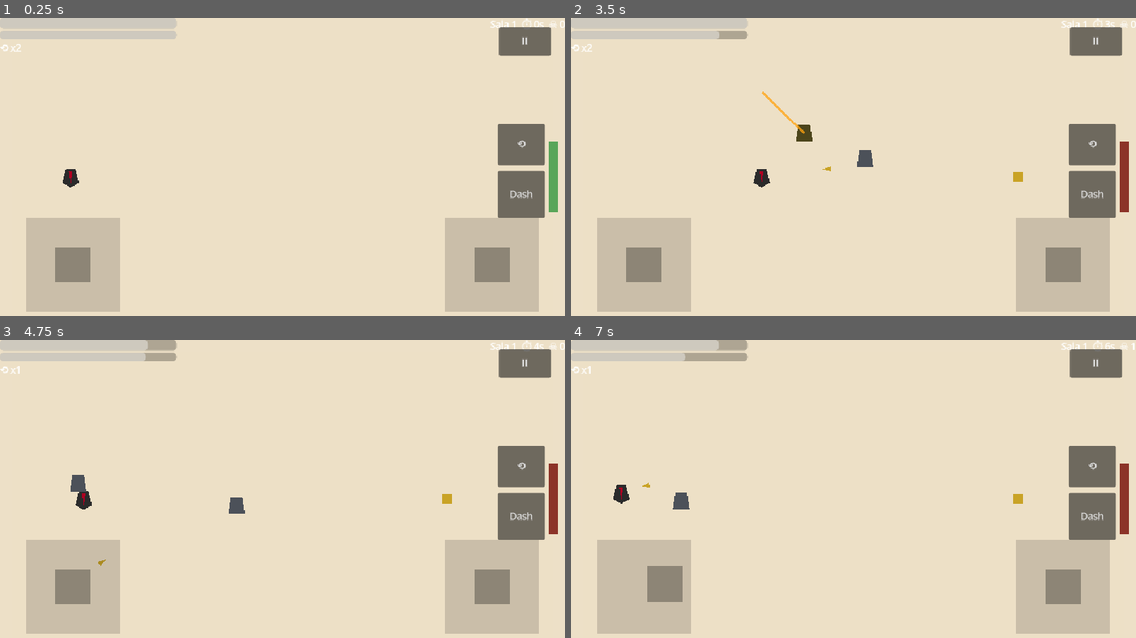
Above: before the commit, frames 1-4 (two rows, left to right).
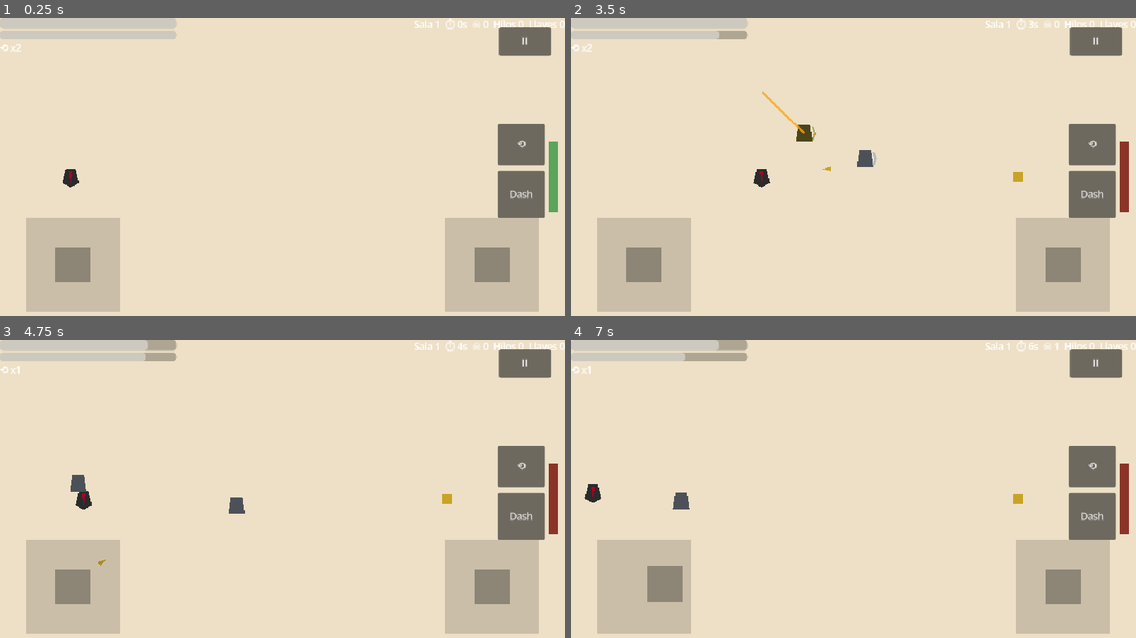
Above: after the commit, the same moments.

Repository: alex0593/Cuerda_y_Tijeras
Game: Godot game, scene res://gameplay/main/game.tscn
Two runs of this game, one before a commit and one after it. Both use one fixed random seed, a clock stepped at 60 frames per second and the inputs below.
Inputs (mouse positions are in pixels of both pictures, inside the frame that each line leads up to):
- Up to frame 1 (0.25 s): no input
- Up to frame 2 (3.5 s): click "Dash" at 0.5 s; click "⟲" at 1.25 s; click "Ⅱ" at 2 s; move the mouse to (977, 161) at 2.77 s; hold D (move_right) from 2.78 s (still down); tap Space (dash) at 2.85 s; click (977, 161) at 2.92 s
- Up to frame 3 (4.75 s): release D (move_right) at 3.5 s; drag from (169, 515) to (531, 497) at 3.52 s; move the mouse to (339, 429) at 4.27 s; hold D (move_right) from 4.28 s (still down); tap Q (rewind) at 4.35 s
- Up to frame 4 (7 s): release D (move_right) at 5 s; drag from (825, 563) to (1017, 497) at 5.02 s; move the mouse to (1023, 545) at 5.77 s; hold A (move_left) 5.78-6.5 s; tap Space (dash) at 5.85 s; drag from (684, 450) to (960, 408) at 6.52 s

The runs differ from the first frame. In frame 1, 0.2% of the frame differs, in the area x 73-99%, y 0-4%; in frame 2, 0.2%; in frame 3, 0.2%; in frame 4, 0.5%, in the area x 2-100%, y 0-55%.

Commit message:
H1: add enemy shields and deterministic resource rewards

Diff:
--- a/core/game_state.gd
+++ b/core/game_state.gd
@@ -25,6 +25,8 @@
 var run_time := 0.0
 var rooms_visited := 0
 var kills := 0
+var threads := 0
+var keys := 0
 var items: Array[String] = ["scissors_basic"]
 var synergies: Array[String] = []
 var cause_of_death := ""
@@ -66,6 +68,8 @@
 	run_time = 0.0
 	rooms_visited = 0
 	kills = 0
+	threads = 0
+	keys = 0
 	items = ["scissors_basic"]
 	synergies = []
 	cause_of_death = ""
@@ -139,6 +143,13 @@
 	item_added.emit(item_id)
 	_check_synergies(item_id)
 
+func add_resource(resource_id: String) -> void:
+	match resource_id:
+		"thread":
+			threads += 1
+		"key":
+			keys += 1
+
 func _check_synergies(new_item: String) -> void:
 	var formed: Array[String] = SynergyDB.check_for_item(items, new_item)
 	for s in formed:
@@ -155,6 +166,8 @@
 	run_time = maxf(0.0, float(data.get("run_time", 0.0)))
 	rooms_visited = maxi(0, int(data.get("rooms_visited", 0)))
 	kills = maxi(0, int(data.get("kills", 0)))
+	threads = maxi(0, int(data.get("threads", 0)))
+	keys = maxi(0, int(data.get("keys", 0)))
 	items = ["scissors_basic"]
 	var saved_items: Array = data.get("items", [])
 	for item_id in saved_items:
--- a/core/save_service.gd
+++ b/core/save_service.gd
@@ -68,6 +68,8 @@
 		"synergies": GameState.synergies,
 		"rooms_visited": GameState.rooms_visited,
 		"kills": GameState.kills,
+		"threads": GameState.threads,
+		"keys": GameState.keys,
 		"run_time": GameState.run_time,
 		"cause_of_death": GameState.cause_of_death,
 	}
--- a/gameplay/enemies/base_enemy.gd
+++ b/gameplay/enemies/base_enemy.gd
@@ -38,7 +38,11 @@
 func _tick(_delta: float) -> void:
 	pass
 
-func take_hit(amount: float, _source: String) -> void:
+func adjust_damage(amount: float, _from_position: Vector2) -> float:
+	return amount
+
+func take_hit(amount: float, _source: String, from_position: Vector2 = Vector2.ZERO) -> void:
+	amount = adjust_damage(amount, from_position)
 	hp -= amount
 	_flash = 0.12
 	if "glass_eye" in GameState.items:
--- a/gameplay/enemies/tin_soldier.gd
+++ b/gameplay/enemies/tin_soldier.gd
@@ -3,7 +3,11 @@
 
 var _state := "chase"
 var _timer := 0.0
+var _facing := Vector2.LEFT
+var shield := 8.0
+var shield_broken := false
 @onready var telegraph: Line2D = $Telegraph
+@onready var shield_visual: Line2D = $Shield
 
 func _ready() -> void:
 	super._ready()
@@ -11,6 +15,21 @@
 	max_hp = 24.0
 	hp = max_hp
 	move_speed = 75.0
+	shield_visual.visible = true
+
+func adjust_damage(amount: float, from_position: Vector2) -> float:
+	if shield_broken:
+		return amount * 1.25
+	var incoming := (from_position - global_position).normalized()
+	if incoming.dot(_facing) > 0.25:
+		shield = maxf(0.0, shield - amount * 0.5)
+		if shield <= 0.0:
+			shield_broken = true
+			shield_visual.visible = false
+		return amount * 0.25
+	shield_broken = true
+	shield_visual.visible = false
+	return amount * 1.25
 
 func _tick(delta: float) -> void:
 	var p := get_tree().get_first_node_in_group("player") as Node2D
@@ -21,14 +40,16 @@
 	match _state:
 		"chase":
 			telegraph.visible = false
-			velocity = to.normalized() * move_speed
+			_facing = to.normalized()
+			velocity = _facing * move_speed
 			if to.length() < 180.0 and _timer <= 0.0:
 				_state = "telegraph"
 				_timer = 0.5 # aviso legible (doc 04)
 				velocity = Vector2.ZERO
 		"telegraph":
 			telegraph.visible = true
-			telegraph.rotation = to.angle()
+			_facing = to.normalized()
+			telegraph.rotation = _facing.angle()
 			velocity = Vector2.ZERO
 			modulate = Color(1, 0.85, 0.3)
 			if _timer <= 0.0:
@@ -36,7 +57,8 @@
 				_timer = 0.45
 		"charge":
 			telegraph.visible = false
-			velocity = to.normalized() * 260.0
+			_facing = to.normalized()
+			velocity = _facing * 260.0
 			if _timer <= 0.0:
 				_state = "chase"
 				_timer = 1.2
--- a/gameplay/enemies/tin_soldier.tscn
+++ b/gameplay/enemies/tin_soldier.tscn
@@ -26,3 +26,9 @@
 points = PackedVector2Array(0, 0, 0, 100)
 width = 4.0
 default_color = Color(1, 0.75, 0.2, 0.75)
+
+[node name="Shield" type="Line2D" parent="."]
+z_index = 1
+points = PackedVector2Array(14, -12, 18, 0, 14, 12)
+width = 3.0
+default_color = Color(0.65, 0.72, 0.78, 0.9)
--- a/gameplay/pickups/pickup.gd
+++ b/gameplay/pickups/pickup.gd
@@ -22,5 +22,5 @@
 	if kind.begins_with("item:"):
 		GameState.add_item(kind.trim_prefix("item:"))
 	else:
-		GameState.rooms_visited += 0 # placeholder economía hilos
+		GameState.add_resource(kind)
 	queue_free()
--- a/gameplay/projectiles/cut.gd
+++ b/gameplay/projectiles/cut.gd
@@ -47,7 +47,7 @@
 		var mult := 1.0
 		if "glass_eye" in GameState.items and body.get("weak_point_exposed"):
 			mult = 1.15
-		body.take_hit(damage * mult * GameState.tension_factor(), "cut")
+		body.take_hit(damage * mult * GameState.tension_factor(), "cut", global_position)
 		if "taut_thread" in GameState.items and body.has_method("bind"):
 			body.bind(0.8)
 		queue_free()
--- a/ui/hud.gd
+++ b/ui/hud.gd
@@ -19,7 +19,9 @@
 	rewind_label.text = "⟲ x%d" % GameState.rewind_charges
 
 func _process(_delta: float) -> void:
-	info.text = "Sala %d  ⏱ %ds  ☠ %d" % [GameState.rooms_visited, int(GameState.run_time), GameState.kills]
+	info.text = "Sala %d  ⏱ %ds  ☠ %d  Hilos %d  Llaves %d" % [
+		GameState.rooms_visited, int(GameState.run_time), GameState.kills, GameState.threads, GameState.keys
+	]
 
 func _on_synergy(sid: String) -> void:
 	var d: Dictionary = SynergyDB.SYNERGIES.get(sid, {})
